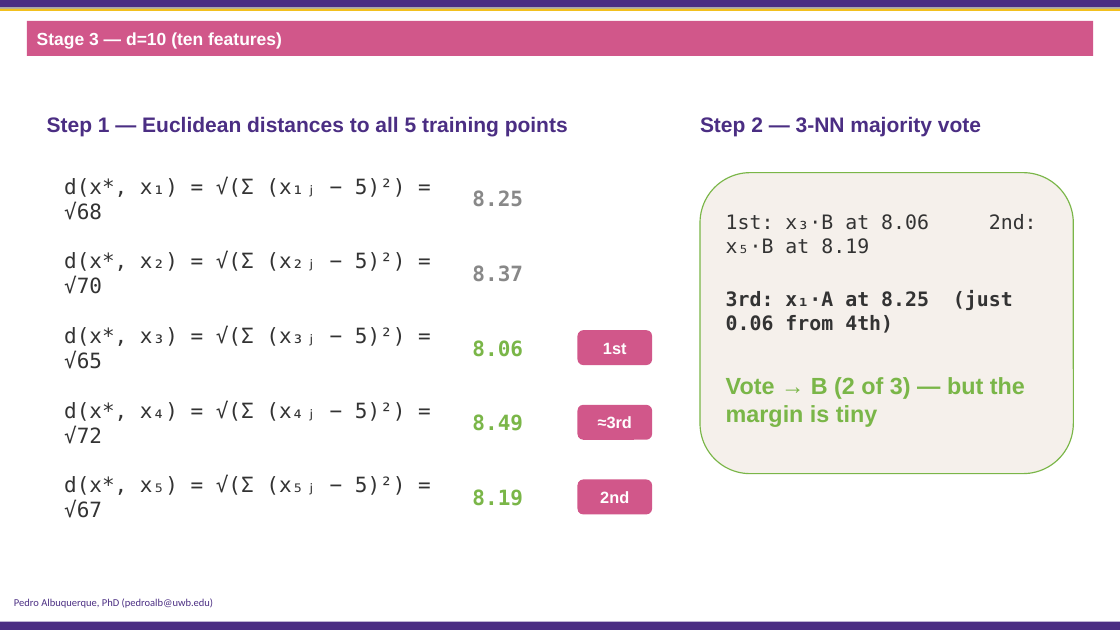
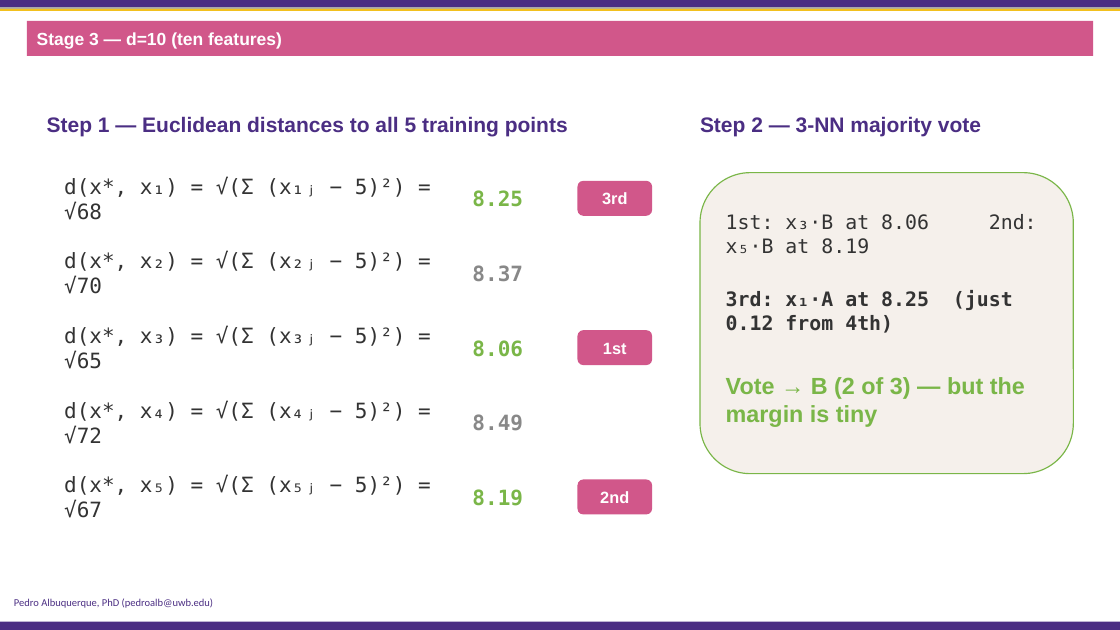
Before and after one commit to PedroBSB/BDATA412, a slide deck: slide 19 of 01 - Advanced Data Visualization.pptx. Drawn at 1120x630 pixels with LibreOffice and Linux fonts; fonts in the diff are those of the drawing; background and template pictures are left out. Boxes give left, top, right and bottom in pixels: in the first picture for what was removed or moved away, otherwise in the second. Text is boxed around its words. In the diff, an @@ line names an element or a change of style, - is before the commit and + after.

```diff
--- a/01 - Advanced Data Visualization.pptx
+++ b/01 - Advanced Data Visualization.pptx
@@ text "8.25" at (472,190,523,207): text colour #888888 to #7AB648 @@
@@ rounded rectangle "3rd": place and size @@
-rounded rectangle "3rd" at (578,405,653,440)
+rounded rectangle "3rd" at (578,181,653,216)
@@ text in rounded rectangle at (602,192,627,204): text changed @@
-≈3rd
+3rd
@@ text at (726,291,929,333): text changed @@
-3rd: x₁·A at 8.25 (just 0.06 from 4th)
+3rd: x₁·A at 8.25 (just 0.12 from 4th)
@@ text "8.49" at (472,414,523,431): text colour #7AB648 to #888888 @@
```
Also in this commit, not shown: 19 other slides changed.
